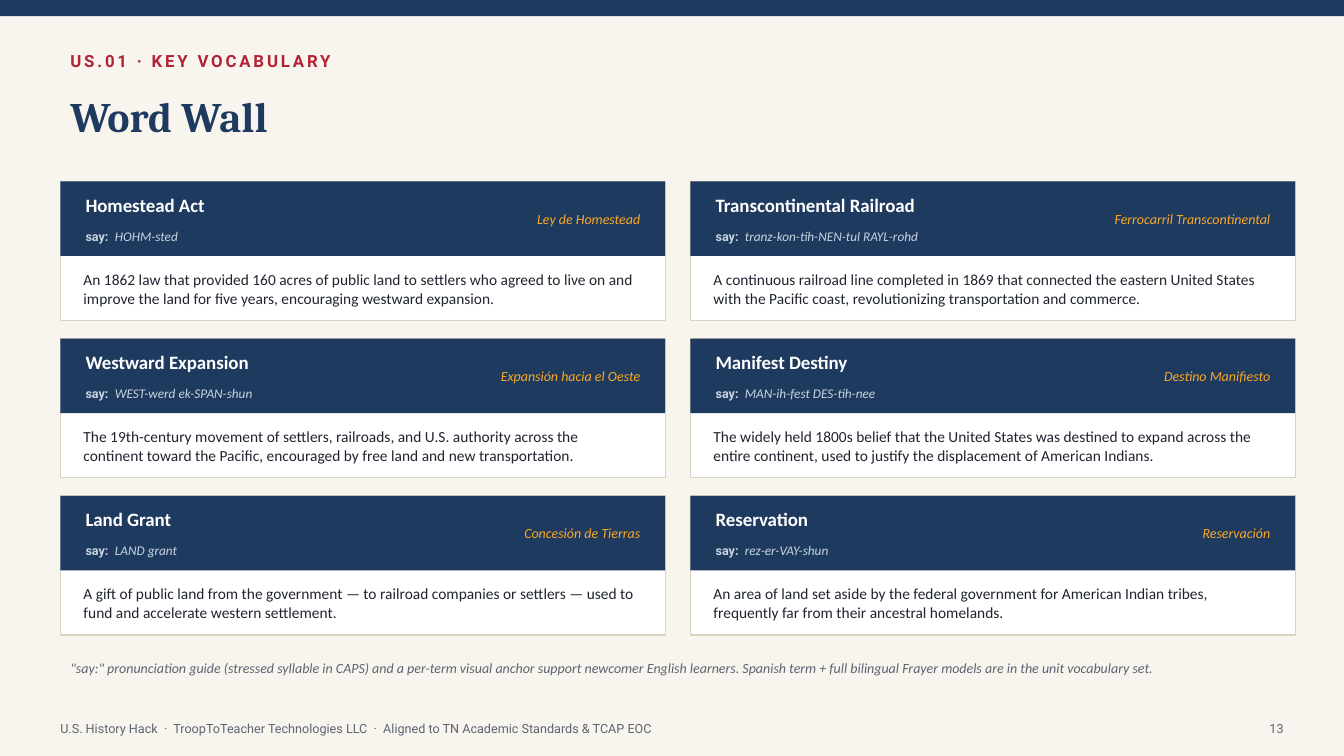
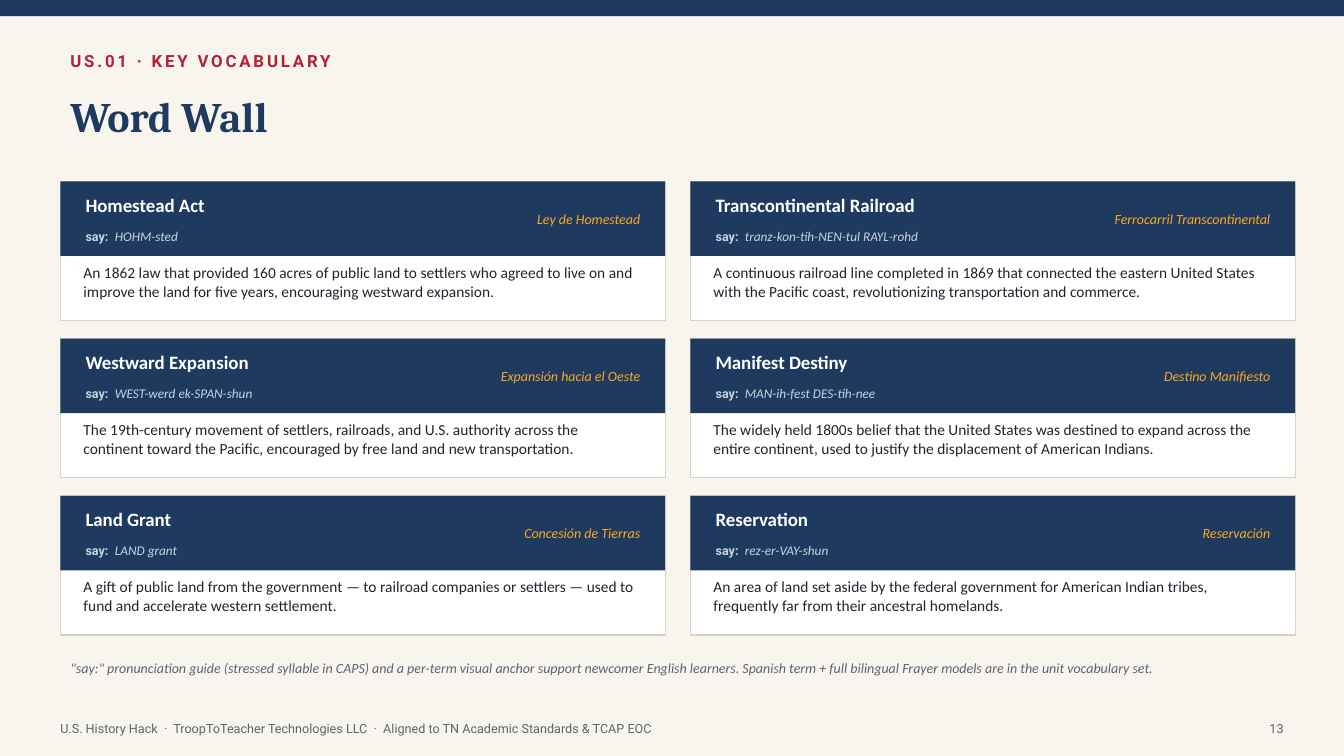
Before and after one commit to Trooptoteacher/trooptoteacher-history, a slide deck: slide 13 of HistoryHack_Platinum/deliverables_unit1/Unit1_Teacher_Deck_America250.pptx. Drawn at 1344x756 pixels with LibreOffice and Linux fonts; fonts in the diff are those of the drawing. Boxes give left, top, right and bottom in pixels: in the first picture for what was removed or moved away, otherwise in the second. Text is boxed around its words. In the diff, an @@ line names an element or a change of style, - is before the commit and + after.

```diff
--- a/HistoryHack_Platinum/deliverables_unit1/Unit1_Teacher_Deck_America250.pptx
+++ b/HistoryHack_Platinum/deliverables_unit1/Unit1_Teacher_Deck_America250.pptx
@@ text "An 1862 law that provided ...": place and size @@
-text "An 1862 law that provided ..." at bbox=[83, 274, 633, 307]
+text "An 1862 law that provided ..." at bbox=[83, 267, 633, 300]
@@ text "A continuous railroad line completed ...": place and size @@
-text "A continuous railroad line completed ..." at bbox=[713, 274, 1254, 307]
+text "A continuous railroad line completed ..." at bbox=[713, 267, 1254, 300]
@@ text "The 19th-century movement of settlers, ...": place and size @@
-text "The 19th-century movement of settlers, ..." at bbox=[83, 431, 578, 464]
+text "The 19th-century movement of settlers, ..." at bbox=[83, 424, 578, 457]
@@ text "The widely held 1800s belief ...": place and size @@
-text "The widely held 1800s belief ..." at bbox=[713, 431, 1251, 464]
+text "The widely held 1800s belief ..." at bbox=[713, 424, 1251, 457]
@@ text "A gift of public land ...": place and size @@
-text "A gift of public land ..." at bbox=[83, 588, 633, 618]
+text "A gift of public land ..." at bbox=[83, 581, 633, 611]
@@ text "An area of land set ...": place and size @@
-text "An area of land set ..." at bbox=[713, 588, 1208, 621]
+text "An area of land set ..." at bbox=[713, 581, 1208, 614]
```
Also in this commit, not shown: 6 other slides changed, 1 other file.
